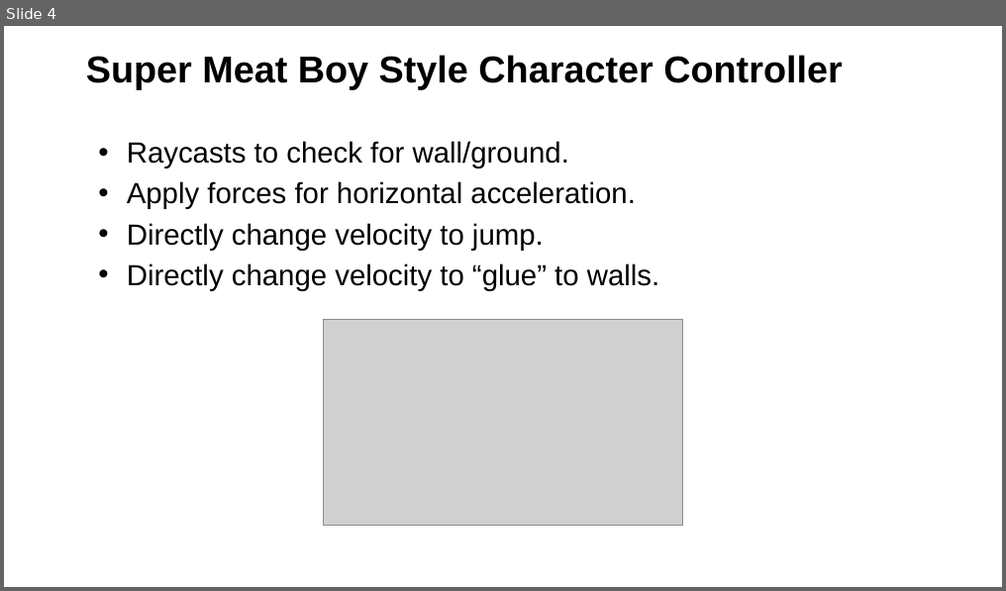
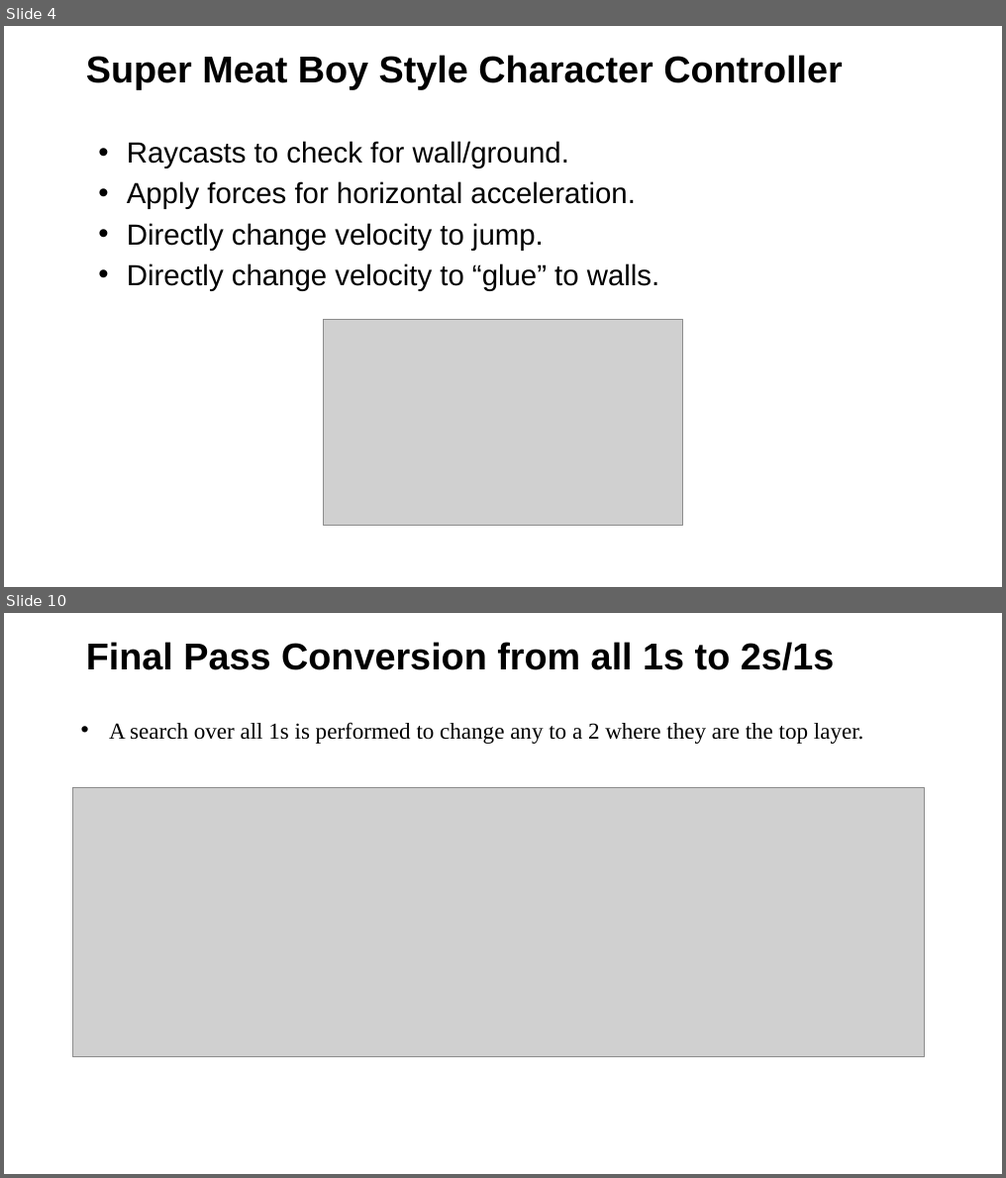
Before and after one commit to Squirrelbear/Unity2DPlatformerWorkshop, a slide deck: Lecture2.pptx. Shown one above the other, each under a label of ours: slide 4 before the commit, slides 4 and 10 after it; the slides between them are not shown. The pictures are 1006x591 and 1006x1178 pixels, drawn with LibreOffice and Linux fonts; fonts in the diff are those of the drawing; grey boxes stand for pictures; background and template pictures are left out. Boxes give left, top, right and bottom in pixels: in the first picture for what was removed or moved away, otherwise in the second. Text is boxed around its words. In the diff, an @@ line names an element or a change of style, - is before the commit and + after.

```diff
--- a/Lecture2.pptx
+++ b/Lecture2.pptx
@@ slide 10 added at <box>4,613,1002,1174</box>, background picture (left out) @@
@@ title added at <box>86,642,835,670</box>, 36 pt, text #000000, bold @@
+Final Pass Conversion from all 1s to 2s/1s
@@ text added at <box>109,722,864,744</box>, 22 pt, text #000000 @@
+• A search over all 1s is performed to change any to a 2 where they are the top layer.
@@ picture added at <box>73,787,925,1057</box> @@
```
Also in this commit, not shown: 1 slide changed, 5 other slides added, 4 other files.
